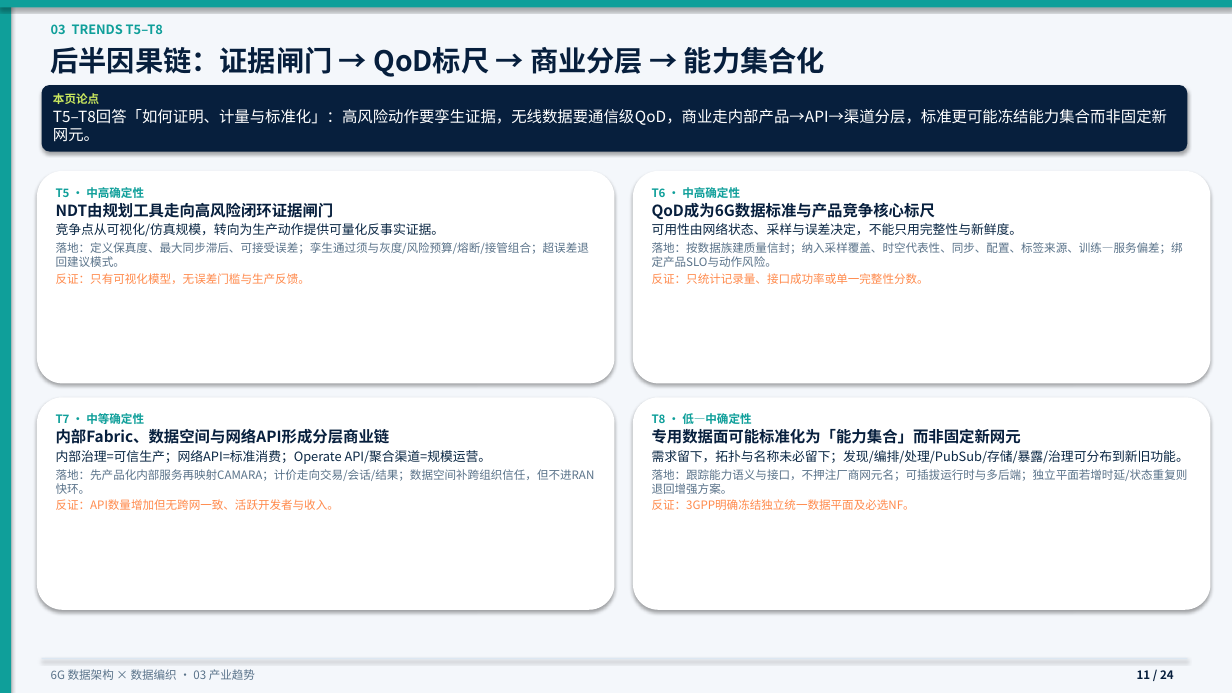
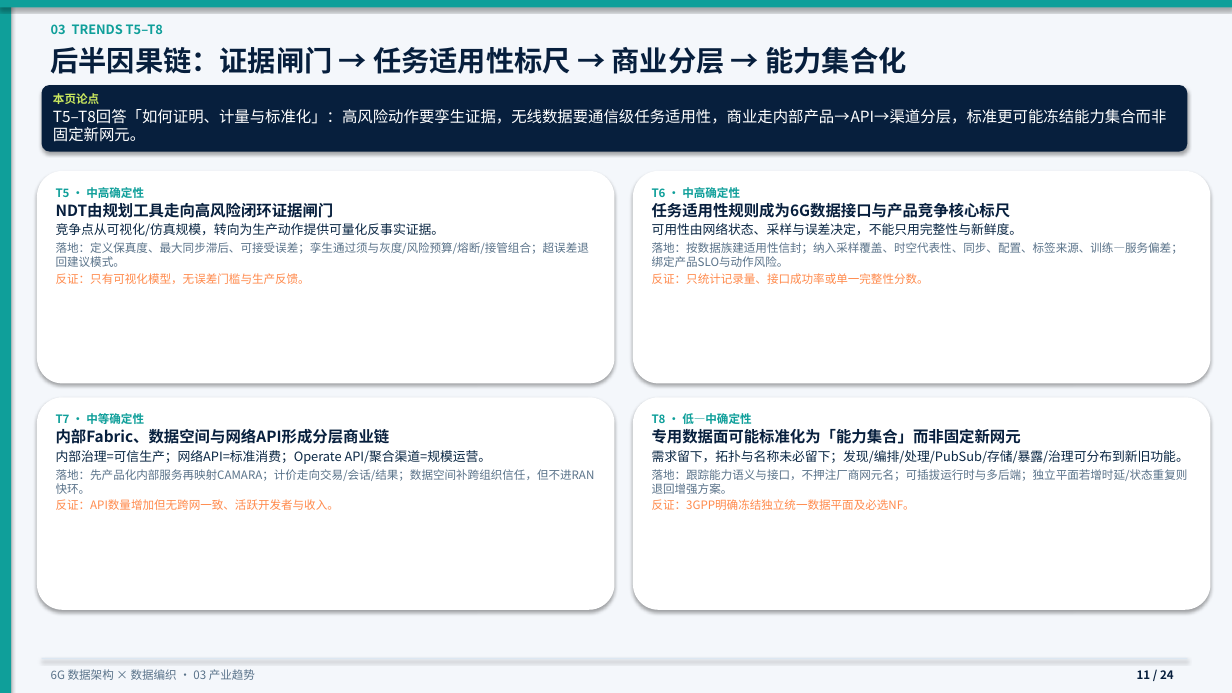
Before and after one commit to newmanxiang/6GDataPlane, a slide deck: slide 11 of reports/6g-data-fabric-strategy-deck.pptx. Drawn at 1232x693 pixels with LibreOffice and Linux fonts; fonts in the diff are those of the drawing. Boxes give left, top, right and bottom in pixels: in the first picture for what was removed or moved away, otherwise in the second. Text is boxed around its words. In the diff, an @@ line names an element or a change of style, - is before the commit and + after.

```diff
--- a/reports/6g-data-fabric-strategy-deck.pptx
+++ b/reports/6g-data-fabric-strategy-deck.pptx
@@ text at bbox=[51, 47, 906, 74]: text changed @@
-后半因果链：证据闸门 → QoD标尺 → 商业分层 → 能力集合化
+后半因果链：证据闸门 → 任务适用性标尺 → 商业分层 → 能力集合化
@@ text in rounded rectangle at bbox=[53, 109, 1167, 444]: text changed @@
-T5–T8回答「如何证明、计量与标准化」：高风险动作要孪生证据，无线数据要通信级QoD，商业走内部产品→API→渠道分层，标准更可能冻结能力集合而非固定新网元。
+T5–T8回答「如何证明、计量与标准化」：高风险动作要孪生证据，无线数据要通信级任务适用性，商业走内部产品→API→渠道分层，标准更可能冻结能力集合而非固定新网元。
@@ text in rounded rectangle at bbox=[633, 171, 1211, 384]: text changed @@
-QoD成为6G数据标准与产品竞争核心标尺
+任务适用性规则成为6G数据接口与产品竞争核心标尺
@@ text in rounded rectangle at bbox=[652, 242, 1183, 267]: text changed @@
-落地：按数据族建质量信封；纳入采样覆盖、时空代表性、同步、配置、标签来源、训练—服务偏差；绑定产品SLO与动作风险。
+落地：按数据族建适用性信封；纳入采样覆盖、时空代表性、同步、配置、标签来源、训练—服务偏差；绑定产品SLO与动作风险。
```
Also in this commit, not shown: 19 other slides changed, 3 other files.
